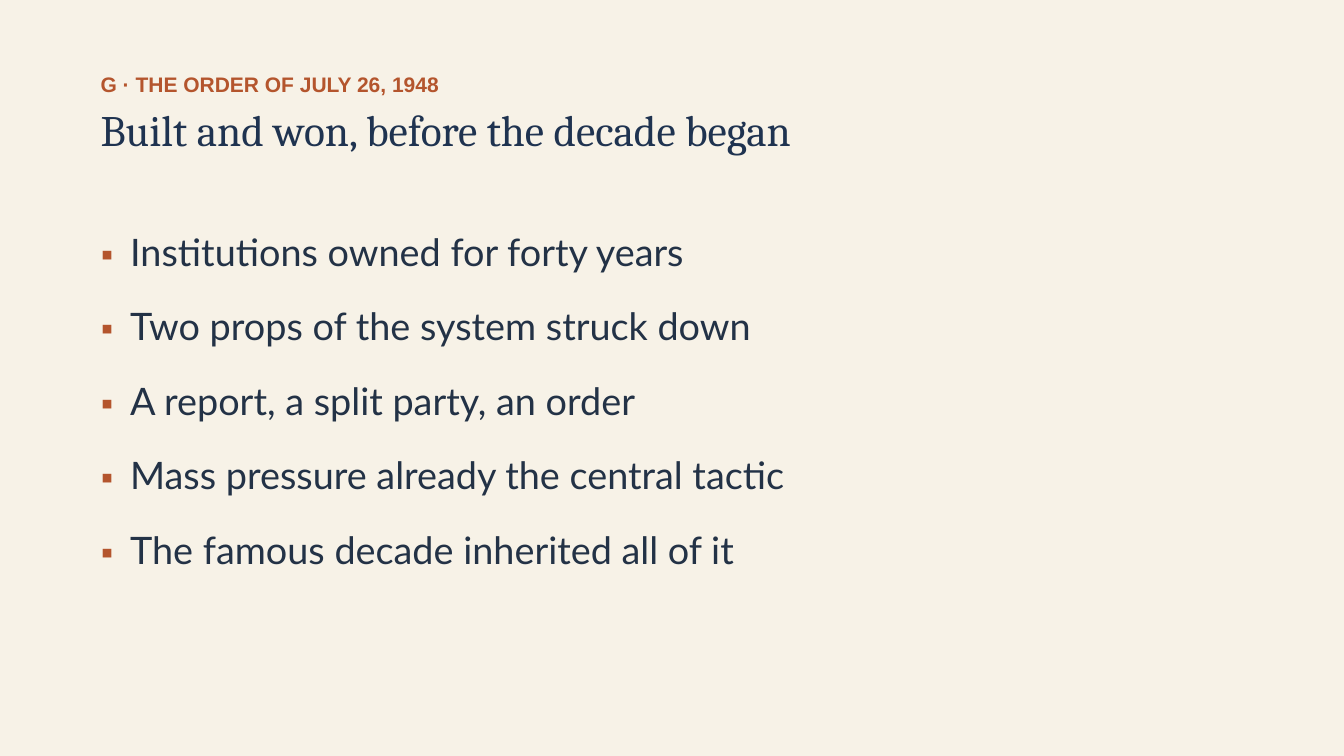
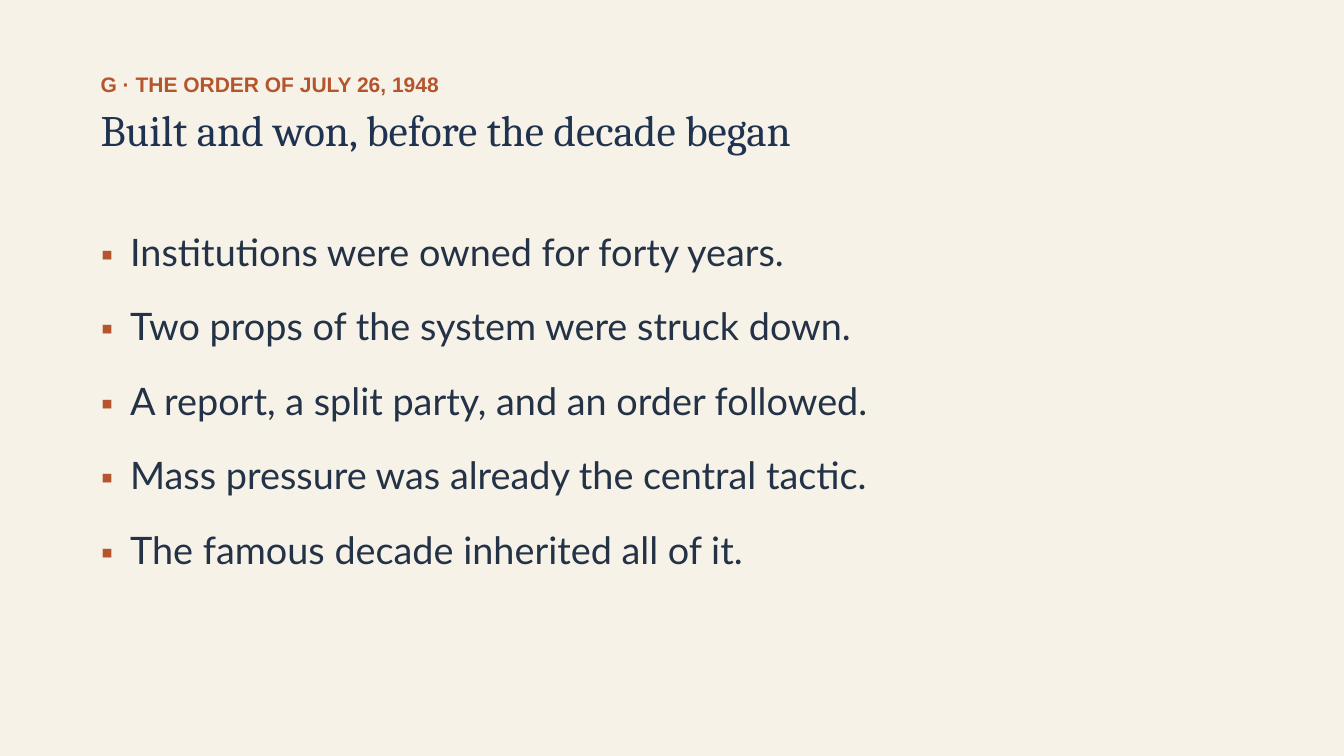
Before and after one commit to ab17gthb/humanities-curriculum-group, a slide deck: slide 22 of civil-rights/lesson-01/lesson-01-slides.pptx. Drawn at 1344x756 pixels with LibreOffice and Linux fonts; fonts in the diff are those of the drawing. Boxes give left, top, right and bottom in pixels: in the first picture for what was removed or moved away, otherwise in the second. Text is boxed around its words. In the diff, an @@ line names an element or a change of style, - is before the commit and + after.

```diff
--- a/civil-rights/lesson-01/lesson-01-slides.pptx
+++ b/civil-rights/lesson-01/lesson-01-slides.pptx
@@ text at (130, 238, 868, 565): text changed @@
-▪ Institutions owned for forty years
-▪ Two props of the system struck down
-▪ A report, a split party, an order
-▪ Mass pressure already the central tactic
-▪ The famous decade inherited all of it
+▪ Institutions were owned for forty years.
+▪ Two props of the system were struck down.
+▪ A report, a split party, and an order followed.
+▪ Mass pressure was already the central tactic.
+▪ The famous decade inherited all of it.
```
Also in this commit, not shown: 8 other slides changed, 6 other files.
